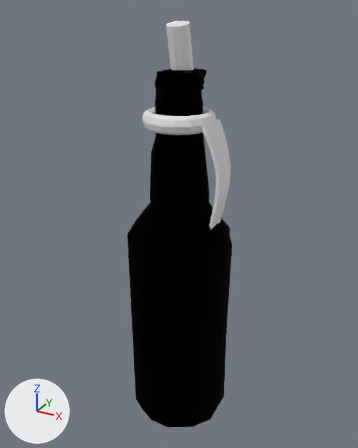
Two versions of the Blender file asset-pipeline/out/molotov_bottle.blend, one commit apart.
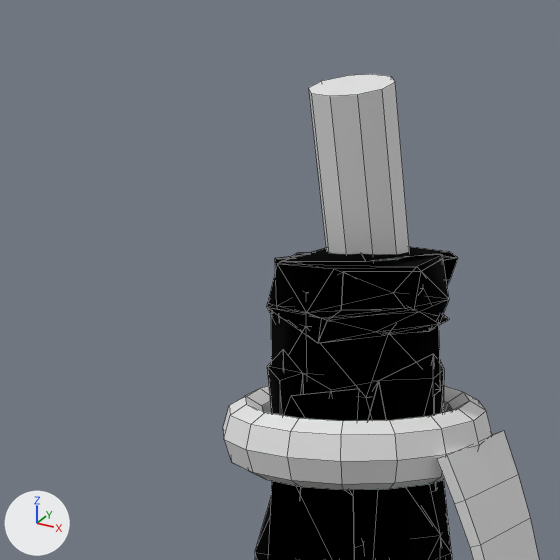
Each version appears first whole from a 50 mm camera at (0.1492, -0.2715, 0.1598) aimed at (-0.0023, 0.0041, 0.022), and next in a close-up on the part from 23% to 66% of the width and 0% to 34% of the height. Every picture has the same lights, and +X, +Y and +Z are marked at lower left. The last two pictures show the newer version. The close-ups show mesh edges as thin lines.

Names of what the first close-up shows: 'SK_MolotovBottle'.
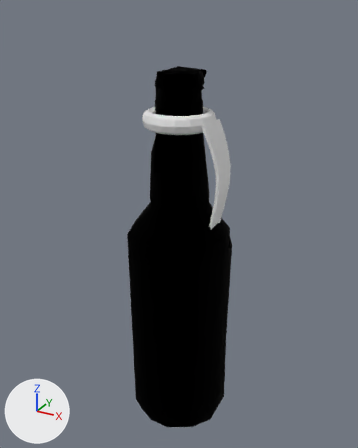
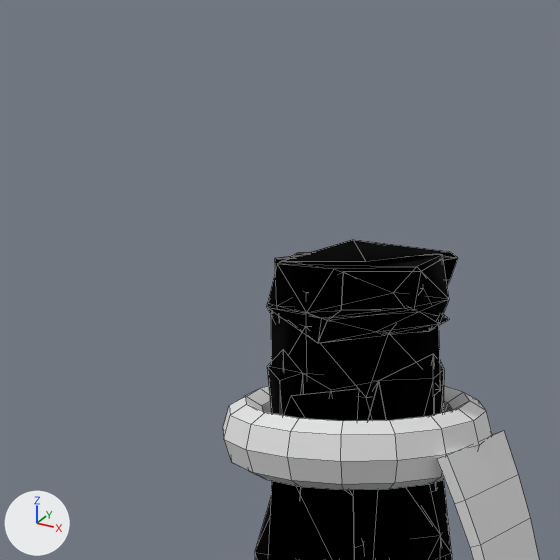
Location of each change, [x1, y1, x2, y2] in pixels of the close-ups (560 x 560 px):
'SK_MolotovBottle', reshaped: before [223, 74, 539, 560]; after [223, 240, 539, 560]
part 1 of me_sk_molotovbottle, deleted: before [309, 74, 409, 261]

Diff of the bpy script that builds the scene:
```diff
--- a/asset-pipeline/out/molotov_bottle.blend.py
+++ b/asset-pipeline/out/molotov_bottle.blend.py
@@ me_sk_molotovbottle @@
 # used by ob_sk_molotovbottle; location = (0.0, 0.0, 0.0)
-me_sk_molotovbottle.from_pydata(...)  # 748 vertices, 798 faces; spans x -0.035..0.035, y -0.035..0.035, z -0.129..0.152
+me_sk_molotovbottle.from_pydata(...)  # 728 vertices, 786 faces; spans x -0.035..0.035, y -0.035..0.035, z -0.129..0.125
+# me_sk_molotovbottle part 1: the loose piece of 20 vertices spanning x -0.007..0.007, y -0.008..0.012, z 0.115..0.152 is deleted
 me_sk_molotovbottle.materials.append(mat_mi_cns_cossacks_vodka_01_glass)
```
